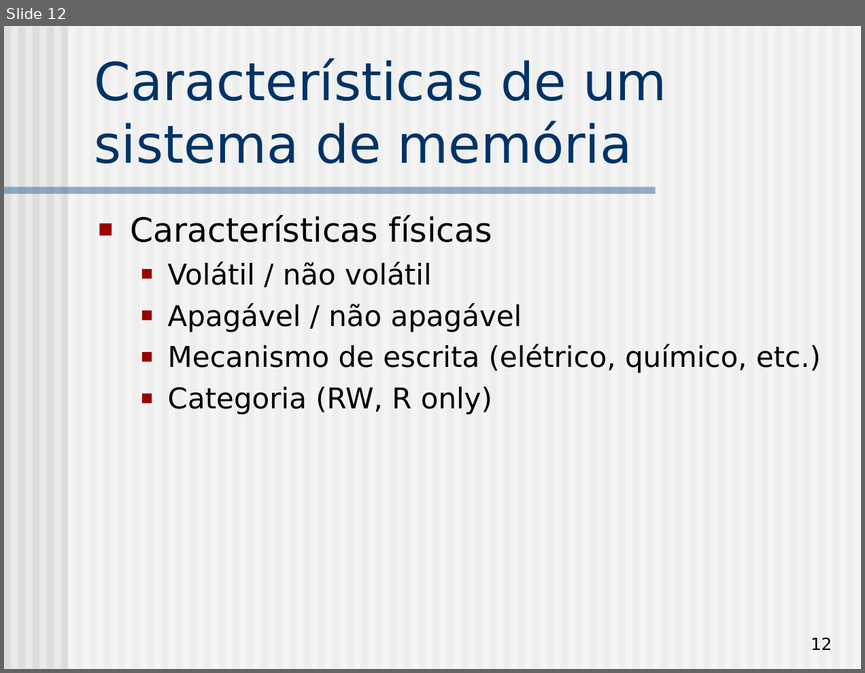
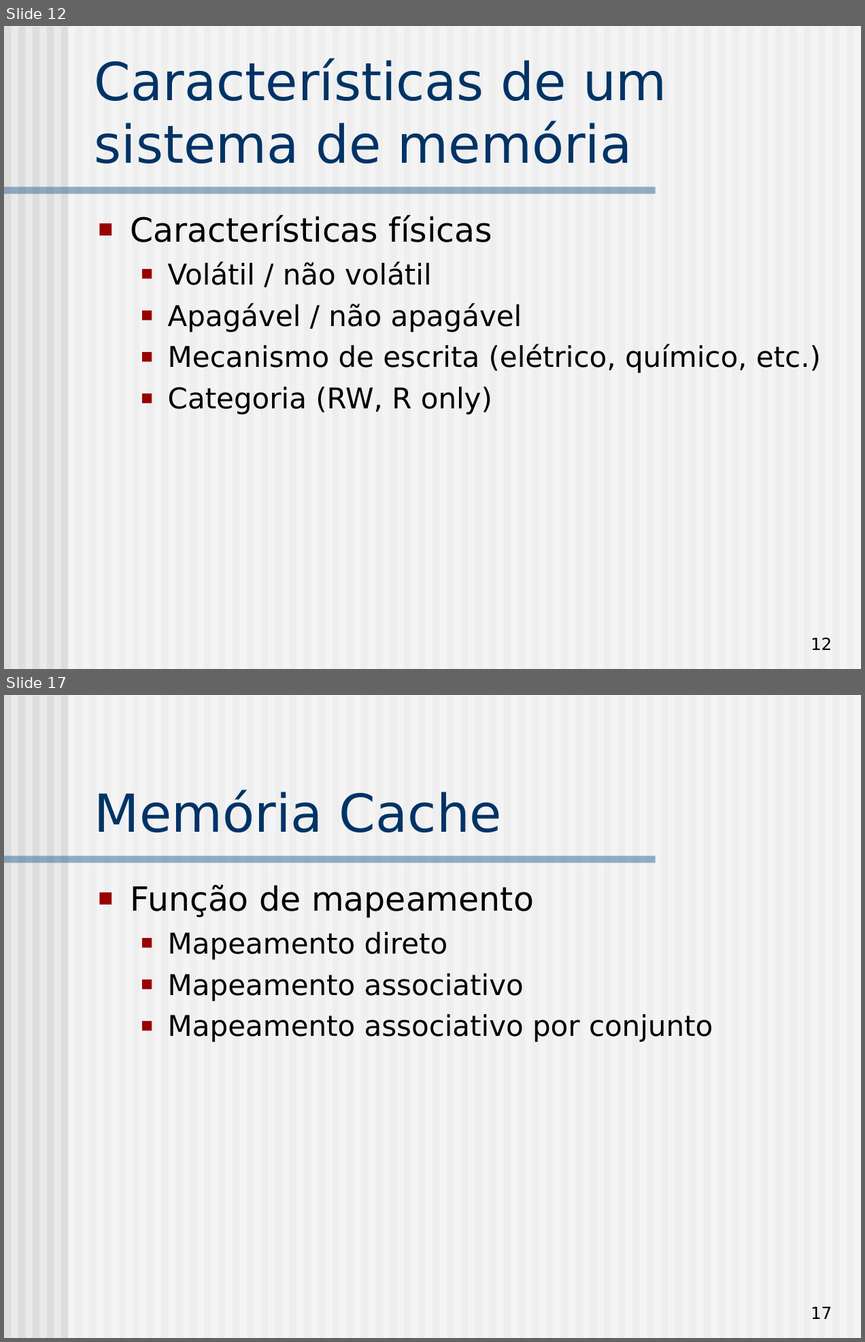
Before and after one commit to simoesusp/SSC0511-Organizacao-de-Computadores-Digitais, a slide deck: Memoria.ppt. Shown one above the other, each under a label of ours: slide 12 before the commit, slides 12 and 17 after it; the slides between them are not shown. The pictures are 865x673 and 865x1342 pixels, drawn with LibreOffice and Linux fonts; fonts in the diff are those of the drawing. Boxes give left, top, right and bottom in pixels: in the first picture for what was removed or moved away, otherwise in the second. Text is boxed around its words. In the diff, an @@ line names an element or a change of style, - is before the commit and + after.

```diff
--- a/Memoria.ppt
+++ b/Memoria.ppt
@@ slide 17 added at bbox=[4, 695, 861, 1338], background #EAEAEA; not listed: 62 template elements that a slide beside it also shows @@
@@ title added at bbox=[94, 790, 502, 832], 44 pt, text #003366 @@
+Memória Cache
@@ text added at bbox=[130, 885, 713, 1042], 24 pt, text #000000 @@
+■ Função de mapeamento
+  ■ Mapeamento direto
+  ■ Mapeamento associativo
+  ■ Mapeamento associativo por conjunto
@@ page number added at bbox=[810, 1306, 832, 1319], 14 pt, text #000000 @@
+17
```
Also in this commit, not shown: 1 slide changed, 13 other slides added.
